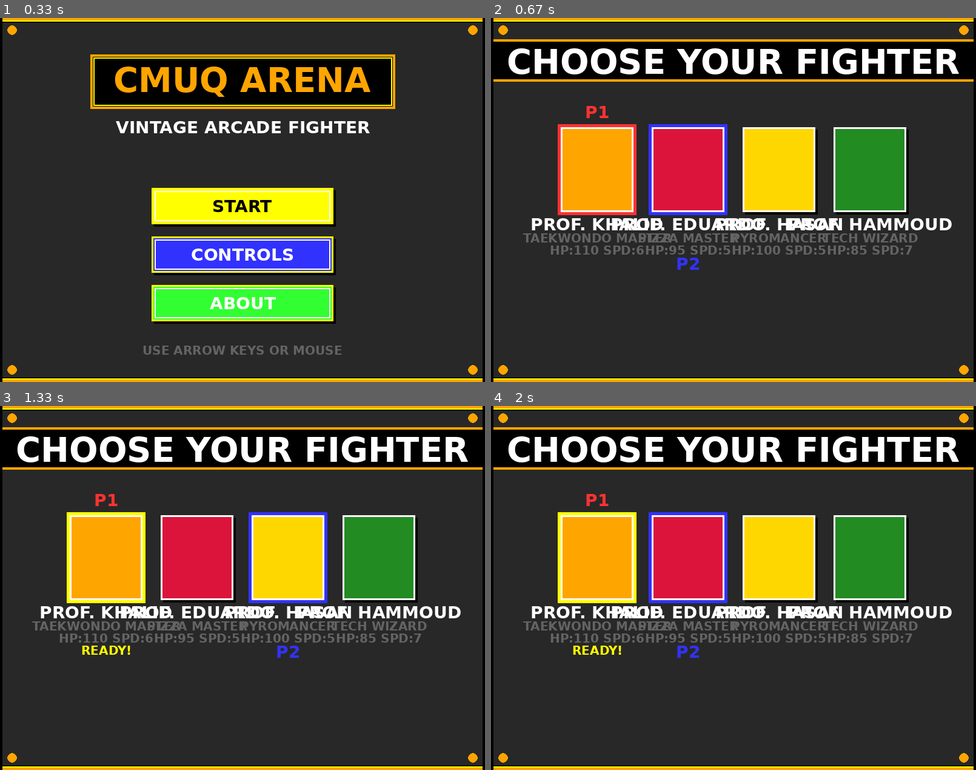
Above: before the commit, frames 1-4 (two rows, left to right).
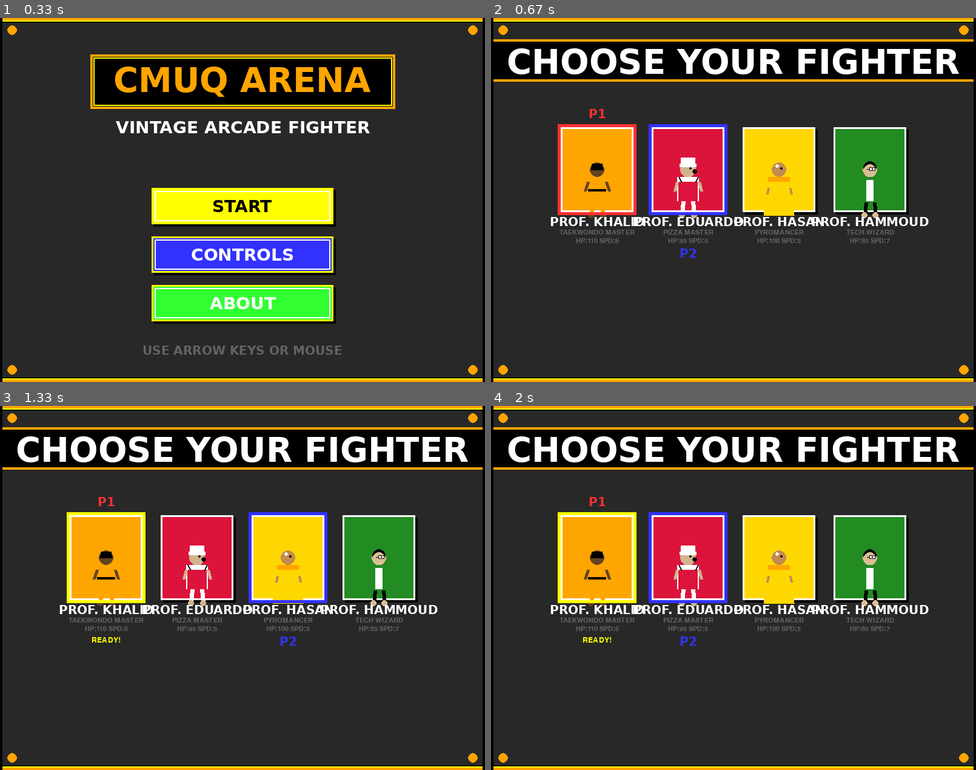
Above: after the commit, the same moments.

Repository: ymh1874/StreetFighter
Game: pygame game, started from main.py
Same seed, same stepped clock (60 frames per second), same inputs: the game is played once before the commit and once after it.
Inputs (mouse positions are in pixels of both pictures, inside the frame that each line leads up to):
- Up to frame 1 (0.33 s): no input
- Up to frame 2 (0.67 s): tap Enter at 0.33 s
- Up to frame 3 (1.33 s): tap J at 0.67, 1.07 s; hold Right from 1 s (still down); hold D from 1 s (still down); move the mouse to (242, 609) at 1.03 s
- Up to frame 4 (2 s): tap J at 1.37, 1.57, 1.87 s; release Right at 1.47 s; release D at 1.47 s; hold Left from 1.5 s (still down); hold A from 1.5 s (still down); move the mouse to (782, 668) at 1.53 s

Frame 1 is identical in both runs. In frame 2, 5.3% of the frame differs, in the area x 6-95%, y 24-70%; in frame 3, 5.4%; in frame 4, 5.5%.

Commit message:
Add winner sequence, power bar, dash mechanics, improved UI and controls
Co-authored-by: ymh1874 <193624725+ymh1874@users.noreply.github.com>

Diff:
--- a/config.py
+++ b/config.py
@@ -111,3 +111,58 @@
     4: 0.8,  # Fourth hit - 80% damage
     5: 0.8,  # Fifth hit - 80% damage
 }
+
+# Control Mapping System
+# This makes it easy to add arcade machine controls later
+# Just update the mapping dictionary without changing game logic
+
+# Action names (internal game actions)
+ACTIONS = [
+    'left', 'right', 'jump',
+    'light_punch', 'heavy_punch',
+    'light_kick', 'heavy_kick',
+    'special', 'dash'
+]
+
+# Default keyboard controls for Player 1
+DEFAULT_P1_CONTROLS = {
+    'left': pygame.K_a,
+    'right': pygame.K_d,
+    'jump': pygame.K_w,
+    'light_punch': pygame.K_j,
+    'heavy_punch': pygame.K_k,
+    'light_kick': pygame.K_l,
+    'heavy_kick': pygame.K_i,
+    'special': pygame.K_u,
+    'dash': pygame.K_LSHIFT
+}
+
+# Default keyboard controls for Player 2
+DEFAULT_P2_CONTROLS = {
+    'left': pygame.K_LEFT,
+    'right': pygame.K_RIGHT,
+    'jump': pygame.K_UP,
+    'light_punch': pygame.K_KP1,
+    'heavy_punch': pygame.K_KP2,
+    'light_kick': pygame.K_KP3,
+    'heavy_kick': pygame.K_KP4,
+    'special': pygame.K_KP0,
+    'dash': pygame.K_RSHIFT
+}
+
+# Future arcade controls mapping (for reference)
+# To add arcade controls, map joystick/button inputs to pygame key constants
+# Example arcade mapping (not yet implemented):
+# ARCADE_P1_CONTROLS = {
+#     'left': JOYSTICK1_LEFT,
+#     'right': JOYSTICK1_RIGHT,
+#     'jump': JOYSTICK1_UP,
+#     'light_punch': BUTTON_X,
+#     'heavy_punch': BUTTON_Y,
+#     'light_kick': BUTTON_B,
+#     'heavy_kick': BUTTON_A,
+#     'special': BUTTON_SELECT,
+#     'dash': BUTTON_START
+# }
+# ARCADE_P2_CONTROLS = {...}
+# ARCADE_RESET = RESET_BUTTON
--- a/drawing.py
+++ b/drawing.py
@@ -434,3 +434,91 @@
         text_x = x - 30 + i * 15
         text_y = (y - 50 + (frame * 2 + i * 10) % 100)
         # Binary digits would be rendered by game
+
+
+def draw_blood_puddle(surface, x, y, size=60):
+    """Draw a blood puddle on the ground"""
+    # Main puddle (dark red)
+    blood_color = (139, 0, 0)  # Dark red
+    # Draw irregular puddle with overlapping circles
+    pygame.draw.ellipse(surface, blood_color, (x - size // 2, y - size // 4, size, size // 2))
+    pygame.draw.ellipse(surface, blood_color, (x - size // 3, y - size // 5, size * 2 // 3, size // 3))
+    pygame.draw.ellipse(surface, blood_color, (x - size // 4, y - size // 6, size // 2, size // 4))
+
+    # Darker spots for depth
+    darker_blood = (100, 0, 0)
+    pygame.draw.ellipse(surface, darker_blood, (x - size // 4, y - size // 8, size // 3, size // 6))
+
+
+def draw_defeated_character(surface, x, y, char_name, skin_color, outfit_color):
+    """Draw a character laying on the ground (defeated)"""
+    # Character laying down on their back
+    # Body (horizontal)
+    body_rect = pygame.Rect(x - 40, y - 15, 60, 25)
+    pygame.draw.rect(surface, outfit_color, body_rect)
+
+    # Head (tilted to side)
+    head_x = int(x + 35)
+    head_y = int(y - 10)
+    pygame.draw.circle(surface, skin_color, (head_x, head_y), 10)
+
+    # Closed eyes (X marks)
+    pygame.draw.line(surface, c.BLACK, (head_x - 3, head_y - 2), (head_x - 1, head_y), 2)
+    pygame.draw.line(surface, c.BLACK, (head_x - 1, head_y - 2), (head_x - 3, head_y), 2)
+    pygame.draw.line(surface, c.BLACK, (head_x + 1, head_y - 2), (head_x + 3, head_y), 2)
+    pygame.draw.line(surface, c.BLACK, (head_x + 3, head_y - 2), (head_x + 1, head_y), 2)
+
+    # Arms (spread out)
+    pygame.draw.line(surface, skin_color, (x - 10, y - 10), (x - 30, y - 25), 5)
+    pygame.draw.line(surface, skin_color, (x + 10, y - 10), (x + 20, y - 25), 5)
+
+    # Legs (spread out)
+    pygame.draw.line(surface, outfit_color, (x - 20, y + 10), (x - 35, y + 25), 6)
+    pygame.draw.line(surface, outfit_color, (x - 5, y + 10), (x + 5, y + 30), 6)
+
+
+def draw_victory_dance(surface, x, y, char_name, skin_color, outfit_color, frame):
+    """Draw character doing a victory dance (bouncing up and down)"""
+    # Calculate bounce offset (up and down motion)
+    bounce_offset = int(math.sin(frame * 0.3) * 15)
+
+    # Draw character at bounced position
+    dance_y = y + bounce_offset
+
+    # Use appropriate character draw function
+    if 'KHALID' in char_name:
+        draw_khalid(surface, x, dance_y, True, 'idle', frame)
+    elif 'EDUARDO' in char_name:
+        draw_eduardo(surface, x, dance_y, True, 'idle', frame)
+    elif 'HASAN' in char_name:
+        draw_hasan(surface, x, dance_y, True, 'idle', frame)
+    elif 'HAMMOUD' in char_name:
+        draw_hammoud(surface, x, dance_y, True, 'idle', frame)
+
+    # Add victory sparkles around character
+    for i in range(3):
+        sparkle_angle = (frame * 10 + i * 120) % 360
+        sparkle_rad = math.radians(sparkle_angle)
+        sparkle_x = x + 30 * math.cos(sparkle_rad)
+        sparkle_y = dance_y - 40 + 30 * math.sin(sparkle_rad)
+        pygame.draw.circle(surface, c.YELLOW, (int(sparkle_x), int(sparkle_y)), 3)
+
+
+def draw_dash_particles(surface, x, y, facing_right, frame):
+    """Draw air particles for dash effect"""
+    # Direction opposite to dash
+    direction = -1 if facing_right else 1
+
+    # Spawn particles trailing behind
+    for i in range(5):
+        particle_x = x + (direction * (10 + i * 8))
+        particle_y = y - 20 + (i % 3) * 10
+
+        # Fade based on distance
+        alpha = 255 - (i * 40)
+        if alpha > 0:
+            size = 6 - i
+            if size > 0:
+                # Create particle with fade effect
+                particle_color = (200, 200, 255)
+                pygame.draw.circle(surface, particle_color, (int(particle_x), int(particle_y)), size)
--- a/entities.py
+++ b/entities.py
@@ -314,6 +314,12 @@
         self.special_move_cooldown = 0
         self.last_special_time = -2000  # Initialize to -2000 to allow immediate special move use
 
+        # Dash State
+        self.dashing = False
+        self.dash_timer = 0
+        self.dash_cooldown = 0
+        self.last_dash_time = 0
+
         # Attack history for combos
         self.attack_history = []
 
@@ -357,8 +363,27 @@
 
         key = pygame.key.get_pressed()
 
-        # Input Handling - can move during light attacks
-        if self.can_move():
+        # Dash handling
+        current_time = pygame.time.get_ticks()
+        if key[self.controls.get('dash', pygame.K_LSHIFT)] and not self.dashing and not self.jumping and current_time - self.last_dash_time > 500:
+            self.dashing = True
+            self.dash_timer = c.FRAME_DATA['dash']['active']  # 8 frames
+            self.last_dash_time = current_time
+            self.animation_state = 'dash'
+
+        # Update dash
+        if self.dashing:
+            self.dash_timer -= 1
+            if self.dash_timer <= 0:
+                self.dashing = False
+                self.animation_state = 'idle'
+            else:
+                # Fast movement during dash
+                dash_speed = self.speed * 2.5
+                dx = dash_speed if self.facing_right else -dash_speed
+
+        # Input Handling - can move during light attacks (but not during dash)
+        if self.can_move() and not self.dashing:
             if key[self.controls['left']]:
                 dx = -self.speed
                 self.facing_right = False
@@ -529,6 +554,11 @@
     def draw(self, surface):
         # Shadow
         pygame.draw.ellipse(surface, (20,20,20), (self.rect.centerx - 25, c.FLOOR_Y - 10, 50, 20))
+
+        # Draw dash particles if dashing
+        if self.dashing:
+            drawing.draw_dash_particles(surface, self.rect.centerx, self.rect.centery,
+                                       self.facing_right, self.animation_frame)
 
         # Draw character based on professor type
         char_name = self.stats.get('name', '')
--- a/game.py
+++ b/game.py
@@ -29,17 +29,42 @@
     def __init__(self):
         """Initialize sound system and load audio files"""
         self.sounds = {}
-        try:
-            pygame.mixer.music.load('music.mp3')
-            pygame.mixer.music.set_volume(0.5)
-            pygame.mixer.music.play(-1)  # Loop forever
-        except:
-            print("No music file found - running without background music")
+        self.music_tracks = []
+        self.current_track = 0
+
+        # Load available music tracks
+        import os
+        for track in ['music.mp3', 'music2.mp3']:
+            if os.path.exists(track):
+                self.music_tracks.append(track)
+
+        # Start playing first track if available
+        if self.music_tracks:
+            try:
+                pygame.mixer.music.load(self.music_tracks[0])
+                pygame.mixer.music.set_volume(0.5)
+                pygame.mixer.music.play(-1)  # Loop forever
+                print(f"Playing: {self.music_tracks[0]}")
+            except Exception as e:
+                print(f"Error loading music: {e}")
+        else:
+            print("No music files found - running without background music")
 
     def play(self, name):
         """Play a sound effect by name"""
         if name in self.sounds:
             self.sounds[name].play()
+
+    def next_track(self):
+        """Switch to next music track"""
+        if len(self.music_tracks) > 1:
+            self.current_track = (self.current_track + 1) % len(self.music_tracks)
+            try:
+                pygame.mixer.music.load(self.music_tracks[self.current_track])
+                pygame.mixer.music.play(-1)
+                print(f"Now playing: {self.music_tracks[self.current_track]}")
+            except Exception as e:
+                print(f"Error switching track: {e}")
 
 
 class Game:
@@ -139,6 +164,8 @@
         self.projectiles = []
         self.special_effects = []
         self.combat_system = CombatSystem()  # Combat system for tracking combos
+        self.winner_sequence_active = False
+        self.winner_sequence_frame = 0
 
     # ==================== GAME LOOP ====================
 
@@ -333,16 +360,18 @@
         title_x = c.SCREEN_WIDTH // 2 - title.get_width() // 2
         self.screen.blit(title, (title_x, 50))
 
-        # Controls panel
-        panel_rect = pygame.Rect(100, 150, c.SCREEN_WIDTH - 200, 320)
+        # Controls panel - made taller to fit all text
+        panel_rect = pygame.Rect(100, 150, c.SCREEN_WIDTH - 200, 380)
         pygame.draw.rect(self.screen, c.BLACK, panel_rect)
         pygame.draw.rect(self.screen, c.ORANGE, panel_rect, 3)
 
         # Player 1 controls
-        y_offset = 180
+        y_offset = 170
         p1_title = self.text_renderer.render("PLAYER 1", 'medium', c.RED)
-        self.screen.blit(p1_title, (150, y_offset))
-
+        self.screen.blit(p1_title, (130, y_offset))
+
+        # Use smaller font for control text
+        small_font = pygame.font.Font(None, 20)
         controls_p1 = [
             "MOVE: W/A/S/D",
             "LIGHT PUNCH: J",
@@ -354,8 +383,8 @@
         ]
 
         for i, control in enumerate(controls_p1):
-            text = self.text_renderer.render(control, 'small', c.WHITE)
-            self.screen.blit(text, (170, y_offset + 40 + i * 25))
+            text = small_font.render(control, True, c.WHITE)
+            self.screen.blit(text, (150, y_offset + 35 + i * 22))
 
         # Player 2 controls
         p2_title = self.text_renderer.render("PLAYER 2", 'medium', c.BLUE)
@@ -363,17 +392,17 @@
 
         controls_p2 = [
             "MOVE: ARROW KEYS",
-            "LIGHT PUNCH: NUMPAD 1",
-            "HEAVY PUNCH: NUMPAD 2",
-            "LIGHT KICK: NUMPAD 3",
-            "HEAVY KICK: NUMPAD 4",
-            "SPECIAL: NUMPAD 0",
+            "LIGHT PUNCH: NUM 1",
+            "HEAVY PUNCH: NUM 2",
+            "LIGHT KICK: NUM 3",
+            "HEAVY KICK: NUM 4",
+            "SPECIAL: NUM 0",
             "DASH: RIGHT SHIFT"
         ]
 
         for i, control in enumerate(controls_p2):
-            text = self.text_renderer.render(control, 'small', c.WHITE)
-            self.screen.blit(text, (470, y_offset + 40 + i * 25))
+            text = small_font.render(control, True, c.WHITE)
+            self.screen.blit(text, (470, y_offset + 35 + i * 22))
 
         # Back button
         self.controls_back_button.draw(self.screen, self.text_renderer)
@@ -465,35 +494,54 @@
             pygame.draw.rect(self.screen, char['color'], char_rect)
             pygame.draw.rect(self.screen, c.WHITE, char_rect, 3)
 
-            # Character name - centered
-            name = self.text_renderer.render(char['name'], 'medium', c.WHITE)
+            # Draw character portrait (head only, centered in box)
+            portrait_x = x + box_width // 2
+            portrait_y = y + box_height // 2
+            import drawing
+            char_name = char['name']
+            if 'KHALID' in char_name:
+                drawing.draw_khalid(self.screen, portrait_x, portrait_y + 30, True, 'idle', 0)
+            elif 'EDUARDO' in char_name:
+                drawing.draw_eduardo(self.screen, portrait_x, portrait_y + 30, True, 'idle', 0)
+            elif 'HASAN' in char_name:
+                drawing.draw_hasan(self.screen, portrait_x, portrait_y + 30, True, 'idle', 0)
+            elif 'HAMMOUD' in char_name:
+                drawing.draw_hammoud(self.screen, portrait_x, portrait_y + 30, True, 'idle', 0)
+
+            # Character name - centered, smaller font
+            name = self.text_renderer.render(char['name'], 'small', c.WHITE)
             name_x = x + box_width // 2 - name.get_width() // 2
-            self.screen.blit(name, (name_x, y + box_height + 10))
-
-            # Description - centered
-            desc = self.text_renderer.render(char['desc'], 'small', c.GRAY)
+            self.screen.blit(name, (name_x, y + box_height + 8))
+
+            # Description - centered, extra small
+            from ui_components import VintageTextRenderer
+            tiny_renderer = VintageTextRenderer()
+            # Use smaller size by scaling down
+            desc_font = pygame.font.Font(None, 16)
+            desc = desc_font.render(char['desc'], True, c.GRAY)
             desc_x = x + box_width // 2 - desc.get_width() // 2
-            self.screen.blit(desc, (desc_x, y + box_height + 35))
-
-            # Stats - centered
+            self.screen.blit(desc, (desc_x, y + box_height + 28))
+
+            # Stats - centered, extra small
             stats = f"HP:{char['health']} SPD:{char['speed']}"
-            stats_surf = self.text_renderer.render(stats, 'small', c.GRAY)
+            stats_surf = desc_font.render(stats, True, c.GRAY)
             stats_x = x + box_width // 2 - stats_surf.get_width() // 2
-            self.screen.blit(stats_surf, (stats_x, y + box_height + 55))
+            self.screen.blit(stats_surf, (stats_x, y + box_height + 42))
 
             # P1 selection indicator
             if i == self.p1_cursor:
                 color = c.YELLOW if self.p1_selected else c.RED
                 pygame.draw.rect(self.screen, color, char_rect.inflate(10, 10), 5)
 
-                p1_label = self.text_renderer.render("P1", 'medium', c.RED)
+                p1_label = self.text_renderer.render("P1", 'small', c.RED)
                 label_x = x + box_width // 2 - p1_label.get_width() // 2
-                self.screen.blit(p1_label, (label_x, y - 35))
+                self.screen.blit(p1_label, (label_x, y - 30))
 
                 if self.p1_selected:
-                    ready = self.text_renderer.render("READY!", 'small', c.YELLOW)
+                    ready_font = pygame.font.Font(None, 18)
+                    ready = ready_font.render("READY!", True, c.YELLOW)
                     ready_x = x + box_width // 2 - ready.get_width() // 2
-                    self.screen.blit(ready, (ready_x, y + box_height + 75))
+                    self.screen.blit(ready, (ready_x, y + box_height + 60))
 
             # P2 selection indicator
             if i == self.p2_cursor:
@@ -501,44 +549,24 @@
                 offset = 6 if i == self.p1_cursor else 0
                 pygame.draw.rect(self.screen, color, char_rect.inflate(10 + offset * 2, 10 + offset * 2), 5)
 
-                p2_label = self.text_renderer.render("P2", 'medium', c.BLUE)
+                p2_label = self.text_renderer.render("P2", 'small', c.BLUE)
                 label_x = x + box_width // 2 - p2_label.get_width() // 2
-                y_pos = y + box_height + 95 if i == self.p1_cursor else y + box_height + 75
+                y_pos = y + box_height + 78 if i == self.p1_cursor else y + box_height + 60
                 self.screen.blit(p2_label, (label_x, y_pos))
 
                 if self.p2_selected:
-                    ready = self.text_renderer.render("READY!", 'small', c.YELLOW)
+                    ready_font = pygame.font.Font(None, 18)
+                    ready = ready_font.render("READY!", True, c.YELLOW)
                     ready_x = x + box_width // 2 - ready.get_width() // 2
-                    self.screen.blit(ready, (ready_x, y_pos + 20))
+                    self.screen.blit(ready, (ready_x, y_pos + 18))
 
     # ==================== FIGHT STATE ====================
 
     def _start_fight(self):
         """Initialize a new fight with selected characters"""
-        # P1 controls
-        controls_p1 = {
-            'left': pygame.K_a,
-            'right': pygame.K_d,
-            'jump': pygame.K_w,
-            'light_punch': pygame.K_j,
-            'heavy_punch': pygame.K_k,
-            'light_kick': pygame.K_l,
-            'heavy_kick': pygame.K_i,
-            'special': pygame.K_u,
-            'dash': pygame.K_LSHIFT
-        }
-        # P2 controls
-        controls_p2 = {
-            'left': pygame.K_LEFT,
-            'right': pygame.K_RIGHT,
-            'jump': pygame.K_UP,
-            'light_punch': pygame.K_KP1,
-            'heavy_punch': pygame.K_KP2,
-            'light_kick': pygame.K_KP3,
-            'heavy_kick': pygame.K_KP4,
-            'special': pygame.K_KP0,
-            'dash': pygame.K_RSHIFT
-        }
+        # Use control configuration from config
+        controls_p1 = c.DEFAULT_P1_CONTROLS
+        controls_p2 = c.DEFAULT_P2_CONTROLS
 
         # Create fighters
         stats_p1 = c.CHARACTERS[self.p1_cursor]
@@ -573,13 +601,24 @@
                 self.hit_effects.append(HitEffect(self.p1.rect.centerx, self.p1.rect.centery - 50, 'ko', c.RED))
                 self.ko_slowdown = True
                 self.slowdown_timer = 30
+                self.winner_sequence_active = True
             elif self.p2.health <= 0:
                 self.hit_effects.append(HitEffect(self.p2.rect.centerx, self.p2.rect.centery - 50, 'ko', c.BLUE))
                 self.ko_slowdown = True
                 self.slowdown_timer = 30
-
-            if self.slowdown_timer <= 0:
+                self.winner_sequence_active = True
+
+            if self.slowdown_timer <= 0 and not self.winner_sequence_active:
                 self.state = "GAME_OVER"
+
+        # Winner sequence animation
+        if self.winner_sequence_active:
+            self.winner_sequence_frame += 1
+            if self.winner_sequence_frame > 180:  # 3 seconds at 60fps
+                self.state = "GAME_OVER"
+                self.winner_sequence_active = False
+                self.winner_sequence_frame = 0
+            return  # Don't update fight during winner sequence
 
         # Slow motion on KO
         if self.ko_slowdown:
@@ -688,15 +727,23 @@
         # Spawn particles on hit
         if self.p1.attacking and self.p1.attack_rect and self.p1.attack_rect.colliderect(self.p2.rect):
             self._spawn_particles(self.p2.rect.centerx, self.p2.rect.centery, c.RED)
-            # Add hit effect based on attack type
+            # Add hit effect based on attack type with randomness
             effect_type = 'heavy' if 'heavy' in self.p1.attack_type else 'light'
-            self.hit_effects.append(HitEffect(self.p2.rect.centerx, self.p2.rect.centery, effect_type, c.RED))
+            # Higher chance for heavy attacks (80%), lower for light (30%)
+            chance = 0.8 if effect_type == 'heavy' else 0.3
+            if random.random() < chance:
+                # Position text higher to avoid blood splash overlap (move up by 40 pixels)
+                self.hit_effects.append(HitEffect(self.p2.rect.centerx, self.p2.rect.centery - 40, effect_type, c.RED))
             if effect_type == 'heavy':
                 self.screen_shake = 10
         if self.p2.attacking and self.p2.attack_rect and self.p2.attack_rect.colliderect(self.p1.rect):
             self._spawn_particles(self.p1.rect.centerx, self.p1.rect.centery, c.BLUE)
             effect_type = 'heavy' if 'heavy' in self.p2.attack_type else 'light'
-            self.hit_effects.append(HitEffect(self.p1.rect.centerx, self.p1.rect.centery, effect_type, c.BLUE))
+            # Higher chance for heavy attacks (80%), lower for light (30%)
+            chance = 0.8 if effect_type == 'heavy' else 0.3
+            if random.random() < chance:
+                # Position text higher to avoid blood splash overlap (move up by 40 pixels)
+                self.hit_effects.append(HitEffect(self.p1.rect.centerx, self.p1.rect.centery - 40, effect_type, c.BLUE))
             if effect_type == 'heavy':
                 self.screen_shake = 10
 
@@ -743,9 +790,31 @@
             game_surface = self.screen
             shake_x, shake_y = 0, 0
 
-        # Draw fighters
-        self.p1.draw(game_surface)
-        self.p2.draw(game_surface)
+        # Draw fighters (or winner sequence)
+        if self.winner_sequence_active:
+            # Determine winner and loser
+            if self.p1.health <= 0:
+                winner = self.p2
+                loser = self.p1
+            else:
+                winner = self.p1
+                loser = self.p2
+
+            # Draw blood puddle at loser's position
+            import drawing
+            drawing.draw_blood_puddle(game_surface, loser.rect.centerx, c.FLOOR_Y, 80)
+
+            # Draw defeated character on top of blood puddle
+            drawing.draw_defeated_character(game_surface, loser.rect.centerx, c.FLOOR_Y,
+                                           loser.stats['name'], loser.stats['skin'], loser.stats['color'])
+
+            # Draw winner doing victory dance
+            drawing.draw_victory_dance(game_surface, winner.rect.centerx, winner.rect.bottom,
+                                      winner.stats['name'], winner.stats['skin'], winner.stats['color'],
+                                      self.winner_sequence_frame)
+        else:
+            self.p1.draw(game_surface)
+            self.p2.draw(game_surface)
 
         # Draw projectiles
         for proj in self.projectiles:
@@ -841,6 +910,35 @@
 
         p2_name = self.text_renderer.render(self.p2.stats['name'], 'medium', c.WHITE)
         self.screen.blit(p2_name, (p2_x, 55))
+
+        # P1 Special ability power bar
+        power_bar_width = 150
+        power_bar_height = 15
+        current_time = pygame.time.get_ticks()
+        time_since_special_p1 = current_time - self.p1.last_special_time
+        special_cooldown = 2000  # 2 seconds
+        power_ratio_p1 = min(1.0, time_since_special_p1 / special_cooldown)
+
+        pygame.draw.rect(self.screen, c.BLACK, (18, 78, power_bar_width + 4, power_bar_height + 4))
+        pygame.draw.rect(self.screen, c.DARK_GRAY, (20, 80, power_bar_width, power_bar_height))
+        if power_ratio_p1 > 0:
+            filled_width = int(power_bar_width * power_ratio_p1)
+            color = c.YELLOW if power_ratio_p1 >= 1.0 else c.ORANGE
+            pygame.draw.rect(self.screen, color, (20, 80, filled_width, power_bar_height))
+        pygame.draw.rect(self.screen, c.WHITE, (20, 80, power_bar_width, power_bar_height), 2)
+
+        # P2 Special ability power bar
+        time_since_special_p2 = current_time - self.p2.last_special_time
+        power_ratio_p2 = min(1.0, time_since_special_p2 / special_cooldown)
+
+        p2_power_x = c.SCREEN_WIDTH - 20 - power_bar_width
+        pygame.draw.rect(self.screen, c.BLACK, (p2_power_x - 2, 78, power_bar_width + 4, power_bar_height + 4))
+        pygame.draw.rect(self.screen, c.DARK_GRAY, (p2_power_x, 80, power_bar_width, power_bar_height))
+        if power_ratio_p2 > 0:
+            filled_width = int(power_bar_width * power_ratio_p2)
+            color = c.YELLOW if power_ratio_p2 >= 1.0 else c.ORANGE
+            pygame.draw.rect(self.screen, color, (p2_power_x, 80, filled_width, power_bar_height))
+        pygame.draw.rect(self.screen, c.WHITE, (p2_power_x, 80, power_bar_width, power_bar_height), 2)
 
         # Timer
         t_color = c.WHITE if self.round_timer > 10 else c.RED
